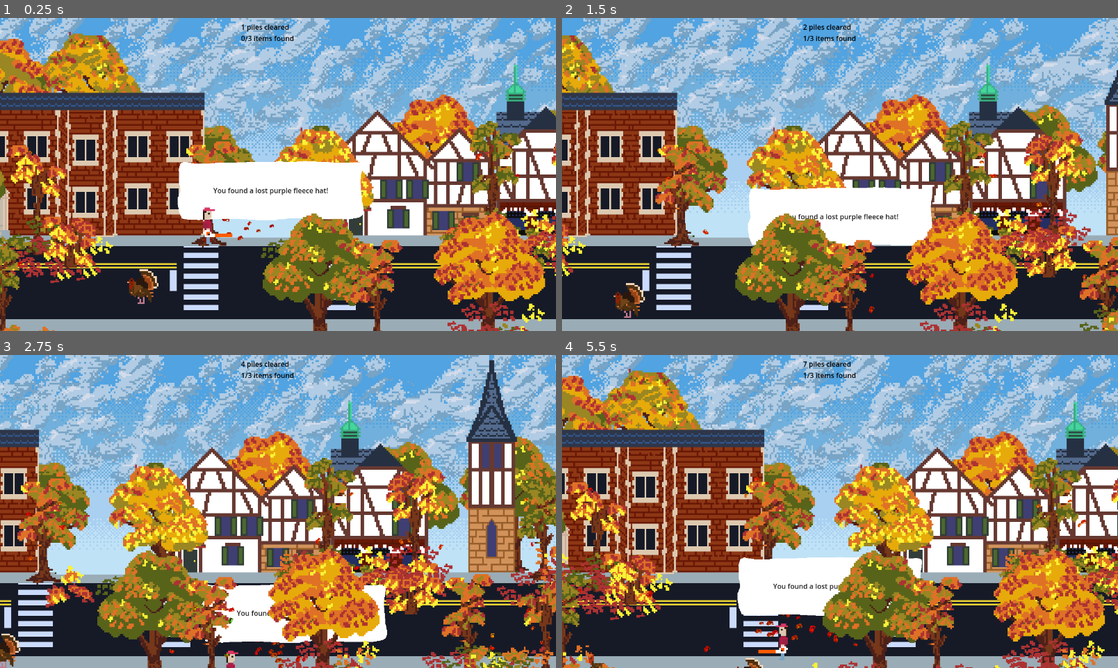
Above: before the commit, frames 1-4 (two rows, left to right).
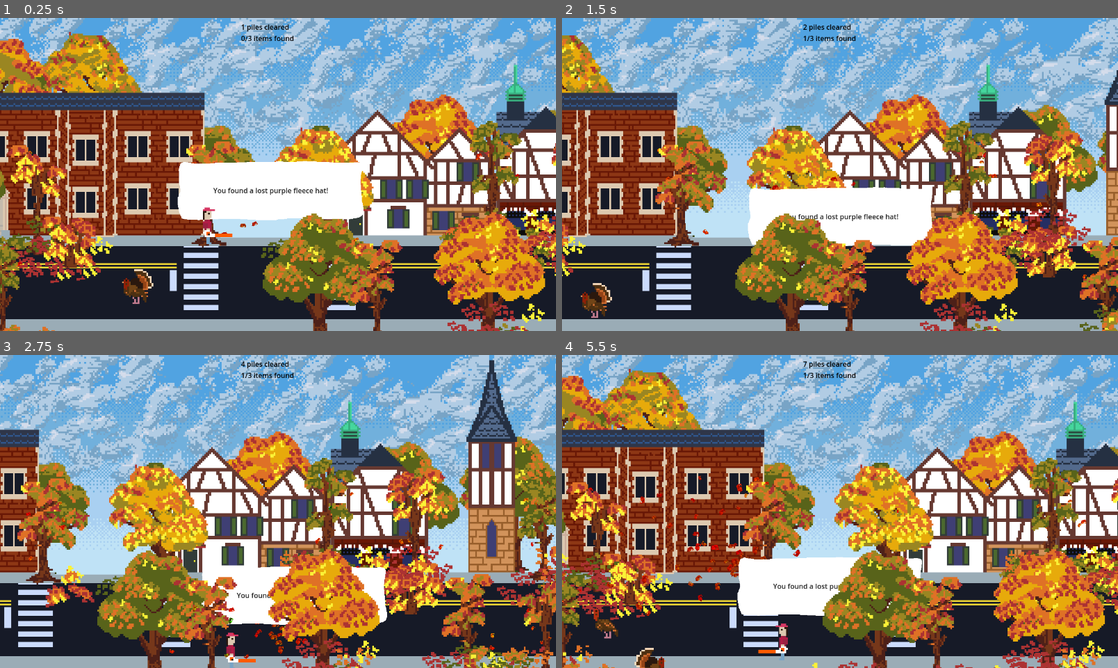
Above: after the commit, the same moments.

Repository: firelighted/cozyjam2025
Game: Godot game, scene res://src/scenes_scripts/main.tscn
Two runs of this game, one before a commit and one after it. Both use one fixed random seed, a clock stepped at 60 frames per second and the inputs below.
Inputs:
- Up to frame 1 (0.25 s): no input
- Up to frame 2 (1.5 s): tap Enter (ui_accept) at 0.5, 0.77 s; hold Right (ui_right) 0.53-1.28 s; hold Down (ui_down) from 1.28 s (still down)
- Up to frame 3 (2.75 s): tap Enter (ui_accept) at 1.52 s; release Down (ui_down) at 2.03 s; hold Right (ui_right) from 2.03 s (still down)
- Up to frame 4 (5.5 s): release Right (ui_right) at 2.78 s; hold Up (ui_up) 2.78-3.53 s; tap Enter (ui_accept) at 3.02, 3.77, 4.52 s; hold Left (ui_left) 3.53-5.03 s; hold Down (ui_down) from 5.03 s (still down)

The runs differ from the first frame. In frame 1, 0.5% of the frame differs, in the area x 0-50%, y 64-92%; in frame 2, 0.8%; in frame 3, 2.7%, in the area x 0-70%, y 67-100%; in frame 4, 1.3%.

Commit message:
turkeys facing correct direction

Diff:
--- a/src/scenes_scripts/main.tscn
+++ b/src/scenes_scripts/main.tscn
@@ -90,7 +90,7 @@
 [node name="GroundStaticBody2D" type="StaticBody2D" parent="Background"]
 
 [node name="GroundCollisionShape2D" type="CollisionShape2D" parent="Background/GroundStaticBody2D"]
-position = Vector2(1603, 106)
+position = Vector2(1601, 65)
 shape = SubResource("RectangleShape2D_ne0no")
 
 [node name="GroundCollisionShape2D2" type="CollisionShape2D" parent="Background/GroundStaticBody2D"]
@@ -271,10 +271,6 @@
 &"": SubResource("AnimationLibrary_73g7s")
 }
 
-[node name="TurkeySFX" type="AudioStreamPlayer2D" parent="CharacterBody2D"]
-position = Vector2(-174, 111)
-stream = ExtResource("6_8ksqs")
-
 [node name="LostItemSFX" type="AudioStreamPlayer2D" parent="CharacterBody2D"]
 position = Vector2(-174, 111)
 stream = ExtResource("6_8ksqs")
@@ -362,5 +358,4 @@
 
 [connection signal="body_entered" from="CharacterBody2D/PlayerDetect" to="CharacterBody2D" method="_on_player_detect_body_entered"]
 [connection signal="timeout" from="CharacterBody2D/FinishPileTimer" to="CharacterBody2D" method="_on_finish_pile_timer_timeout"]
-[connection signal="area_entered" from="CharacterBody2D/TurkeyDetect" to="CharacterBody2D" method="_on_turkey_detect_area_entered"]
 [connection signal="timeout" from="CharacterBody2D/speech/HideSpeechTimer" to="CharacterBody2D" method="_on_hide_speech_timer_timeout"]
--- a/src/scenes_scripts/player2d.gd
+++ b/src/scenes_scripts/player2d.gd
@@ -37,6 +37,7 @@
 	pile_audio = get_node(pile_audio_path)
 	$speech.hide()
 	$FootstepAudio.play()
+	sprite_blower_update(Vector2(1, 0))
 
 
 func found_lost_item():
@@ -63,16 +64,18 @@
 		$AnimationPlayer.play("jump")
 
 	move_and_slide()
+	sprite_blower_update(direction_topdown)
 
+func sprite_blower_update(direction_topdown: Vector2):
 	var direction = round(direction_topdown.x)
+	footstep_audio.stream_paused = (direction != 0)
+	if direction != 0:
+		leafblow.orbit_velocity_max = direction + 1
+		leafblow.orbit_velocity_min = direction
+		leafblow.direction.x = direction
+		leafblow.position = position + Vector2(32 * direction, -32)
+		$CharSprite.scale = Vector2(direction, 1)
 
-	leafblow.orbit_velocity_max = direction + 1
-	leafblow.orbit_velocity_min = direction
-	leafblow.direction.x = direction
-	footstep_audio.stream_paused = (direction_topdown.length_squared() == 0)
-	leafblow.position = position + Vector2(32 * direction, -32)
-	if direction != 0:
-		$CharSprite.scale = Vector2(direction, 1)
 
 
 func _on_player_detect_body_entered(body: Node2D) -> void:
@@ -92,10 +95,5 @@
 	#	leafblow.amount -= 10
 	pass
 
-
-func _on_turkey_detect_area_entered(area: Area2D) -> void:
-	$TurkeySFX.play()
-
-
 func _on_hide_speech_timer_timeout() -> void:
 	$speech.hide()
--- a/src/scenes_scripts/turkey.gd
+++ b/src/scenes_scripts/turkey.gd
@@ -4,23 +4,55 @@
 
 const SPEED = 25
 
+@export var turkey_sound_left : Array[AudioStream]= [
+	preload("res://assets/sfx/turkey-concerned-left.mp3"),
+	preload("res://assets/sfx/turkey-mad-left.mp3"),
+	preload("res://assets/sfx/turkey-happy-left.mp3"),
+]
+
+@export var turkey_sound_right : Array[AudioStream]= [
+	preload("res://assets/sfx/turkey-concerned-right.mp3"),
+	preload("res://assets/sfx/turkey-mad-right.mp3"),
+	preload("res://assets/sfx/turkey-happy-right.mp3"),
+]
+
+@export var turkey_sound_middle : Array[AudioStream]= [
+	preload("res://assets/sfx/turkey-concerned.mp3"),
+	preload("res://assets/sfx/turkey-mad.mp3"),
+	preload("res://assets/sfx/turkey-happy.mp3"),
+]
+
+var sound : AudioStream
+
 func _ready() -> void:
 	randomize()
 	if randf() < 0.5:
 		$Sprite2D.texture = load("res://assets/turkey2.tres")
-	$Sprite2D.flip_h = direction.x > 1
+	change_direction()
 
 func _on_turkey_area_entered(area: Area2D) -> void:
-	pass # Replace with function body.
+	make_sfx(area.position.x - position.x)
 
 func _physics_process(delta: float) -> void:
 	velocity = direction * SPEED
 	move_and_slide()
+	$Sprite2D.flip_h = (direction.x > 0)
 
 func _on_timer_timeout() -> void:
 	change_direction()
 
+func change_direction():
+	direction = Vector2i((randi() % 3) - 1, (randi() % 3) - 1)
 
-func change_direction():
-	direction = Vector2i((randi() % 2) - 1, (randi() % 2) - 1)
-	$Sprite2D.flip_h = direction.x > 1
+func make_sfx(x_pos):
+	if $SFX.playing:
+		return
+	if x_pos > 20:
+		sound = turkey_sound_left[randi() % turkey_sound_left.size()]
+	elif x_pos < -20:
+		sound = turkey_sound_left[randi() % turkey_sound_right.size()]
+	else:
+		sound = turkey_sound_middle[randi() % turkey_sound_middle.size()]
+	$SFX.stream = sound
+	$SFX.play()
+	change_direction()
--- a/src/scenes_scripts/turkey.tscn
+++ b/src/scenes_scripts/turkey.tscn
@@ -1,10 +1,11 @@
-[gd_scene load_steps=5 format=3 uid="uid://d1noiansgr6sn"]
+[gd_scene load_steps=6 format=3 uid="uid://d1noiansgr6sn"]
 
 [ext_resource type="Script" uid="uid://cjxjdoc7teg7j" path="res://src/scenes_scripts/turkey.gd" id="1_ov6gb"]
 [ext_resource type="Texture2D" uid="uid://bqrjnnoe8lspx" path="res://assets/turkey1.tres" id="2_3e1ks"]
+[ext_resource type="AudioStream" uid="uid://cr7d5yfb0suqi" path="res://assets/sfx/turkey-concerned.mp3" id="3_3e1ks"]
 
 [sub_resource type="CircleShape2D" id="CircleShape2D_d8l4k"]
-radius = 28.0179
+radius = 42.0119
 
 [sub_resource type="CircleShape2D" id="CircleShape2D_ov6gb"]
 
@@ -28,5 +29,9 @@
 [node name="CollisionShape2D" type="CollisionShape2D" parent="."]
 shape = SubResource("CircleShape2D_ov6gb")
 
+[node name="SFX" type="AudioStreamPlayer2D" parent="."]
+stream = ExtResource("3_3e1ks")
+volume_db = 10.0
+
 [connection signal="timeout" from="Timer" to="." method="_on_timer_timeout"]
 [connection signal="area_entered" from="Turkey" to="." method="_on_turkey_area_entered"]
Not shown, added: assets/sfx/turkey-concerned-left.mp3.import
Not shown, added: assets/sfx/turkey-concerned-right.mp3.import
Not shown, added: assets/sfx/turkey-concerned.mp3.import
Not shown, added: assets/sfx/turkey-happy-left.mp3.import
Not shown, added: assets/sfx/turkey-happy-right.mp3.import
Not shown, added: assets/sfx/turkey-happy.mp3.import
Not shown, added: assets/sfx/turkey-mad-left.mp3.import
Not shown, added: assets/sfx/turkey-mad-right.mp3.import
Not shown, added: assets/sfx/turkey-mad.mp3.import
